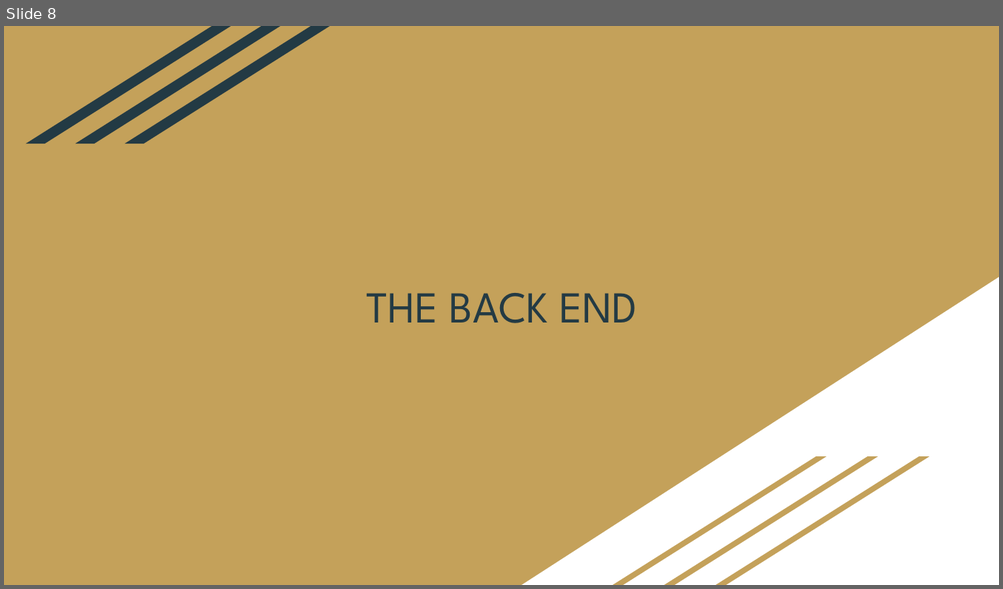
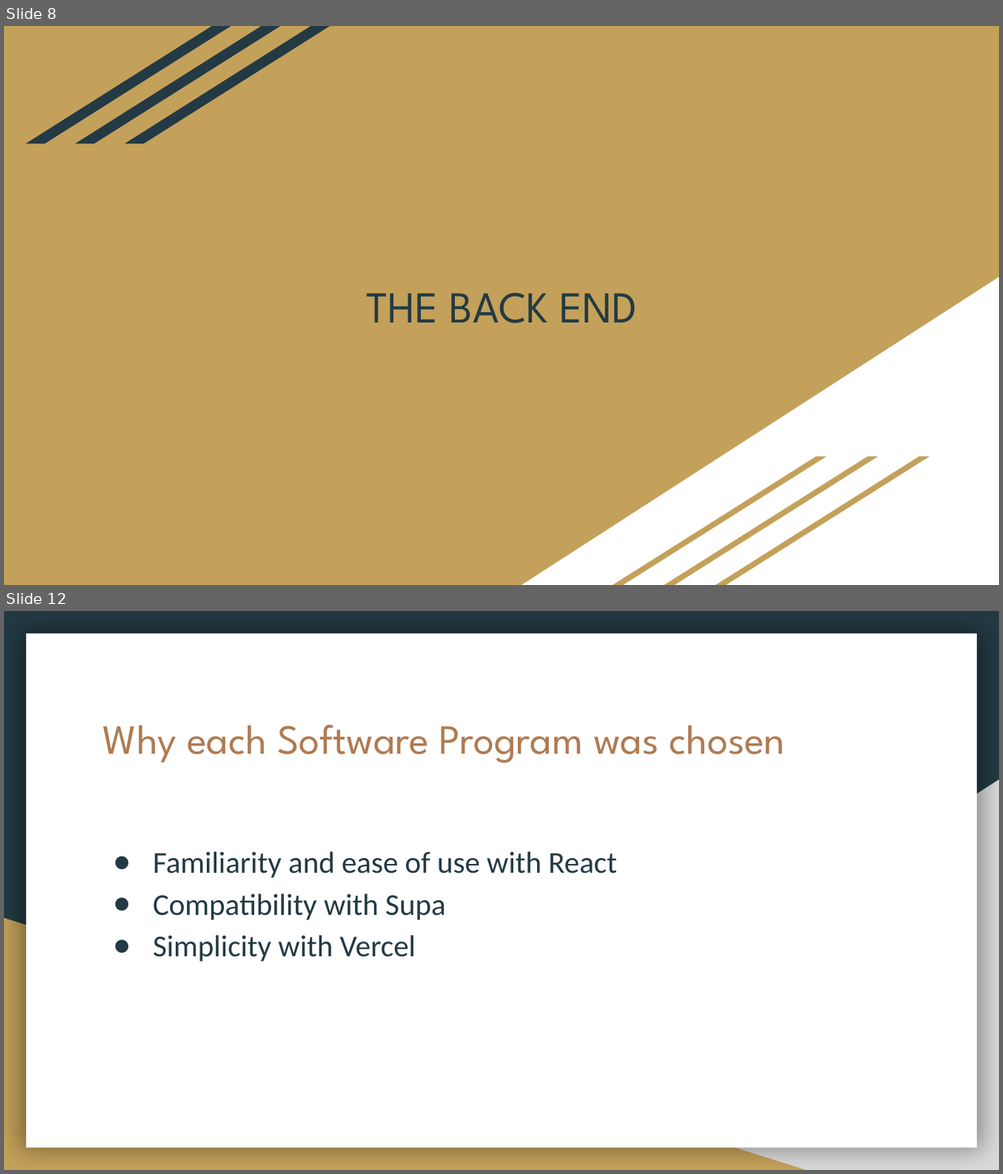
Before and after one commit to DustinWZook/Atlas-Itinerary, a slide deck: Documents/Project Design/Project Design.pptx. Shown one above the other, each under a label of ours: slide 8 before the commit, slides 8 and 12 after it; the slides between them are not shown. The pictures are 1003x589 and 1003x1174 pixels, drawn with LibreOffice and Linux fonts; fonts in the diff are those of the drawing. Boxes give left, top, right and bottom in pixels: in the first picture for what was removed or moved away, otherwise in the second. Text is boxed around its words. In the diff, an @@ line names an element or a change of style, - is before the commit and + after.

```diff
--- a/Documents/Project Design/Project Design.pptx
+++ b/Documents/Project Design/Project Design.pptx
@@ slide 12 added at (x1=4, y1=611, x2=999, y2=1170), background #233A44 @@
@@ rectangle added at (x1=26, y1=634, x2=976, y2=1148), fill #FFFFFF @@
@@ title added at (x1=103, y1=725, x2=785, y2=763), 30 pt, text #AF7B51 @@
+Why each Software Program was chosen
@@ right triangle added at (x1=394, y1=780, x2=999, y2=1170), fill #D9D9D9 @@
@@ text added at (x1=153, y1=851, x2=617, y2=962), 22 pt, text #233A44 @@
+● Familiarity and ease of use with React
+● Compatibility with Supa
+● Simplicity with Vercel
@@ right triangle added at (x1=4, y1=918, x2=805, y2=1170), fill #C4A15A @@
```
Also in this commit, not shown: 6 slides changed, 1 other slide added.
